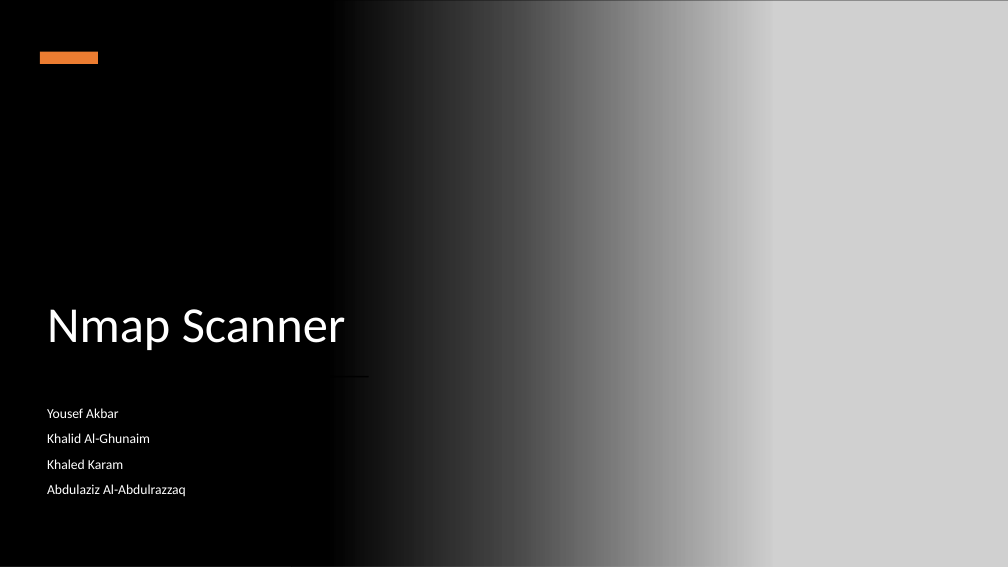
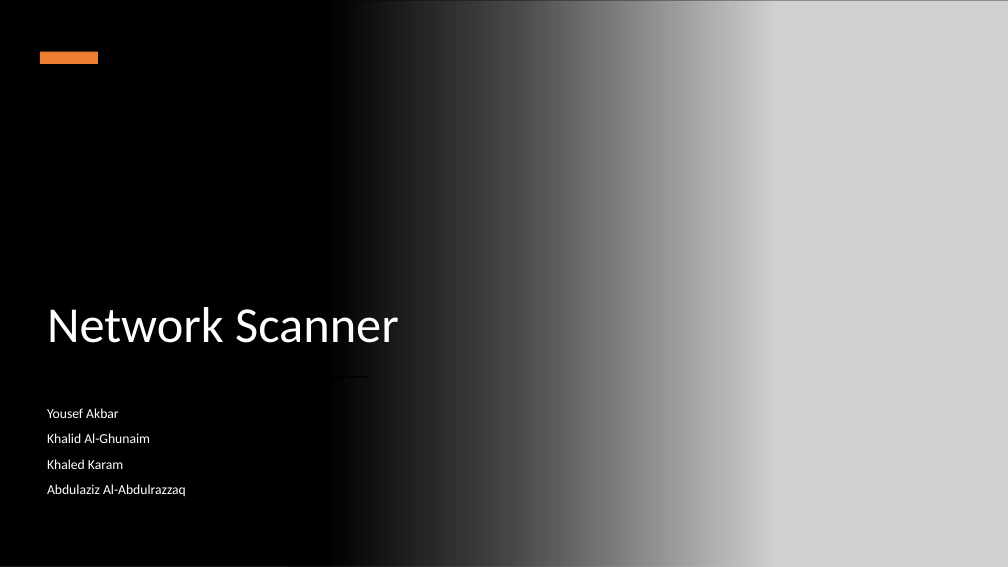
Before and after one commit to yousefakbar/nmap_scanner, a slide deck: slide 1 of Nmapscanner_Presentation.pptx. Drawn at 1008x567 pixels with LibreOffice and Linux fonts; fonts in the diff are those of the drawing; grey boxes stand for pictures. Boxes give left, top, right and bottom in pixels: in the first picture for what was removed or moved away, otherwise in the second. Text is boxed around its words. In the diff, an @@ line names an element or a change of style, - is before the commit and + after.

```diff
--- a/Nmapscanner_Presentation.pptx
+++ b/Nmapscanner_Presentation.pptx
@@ title at [47, 307, 399, 343]: text changed @@
-Nmap Scanner
+Network Scanner
```
Also in this commit, not shown: 2 slides added, 1 other file.
